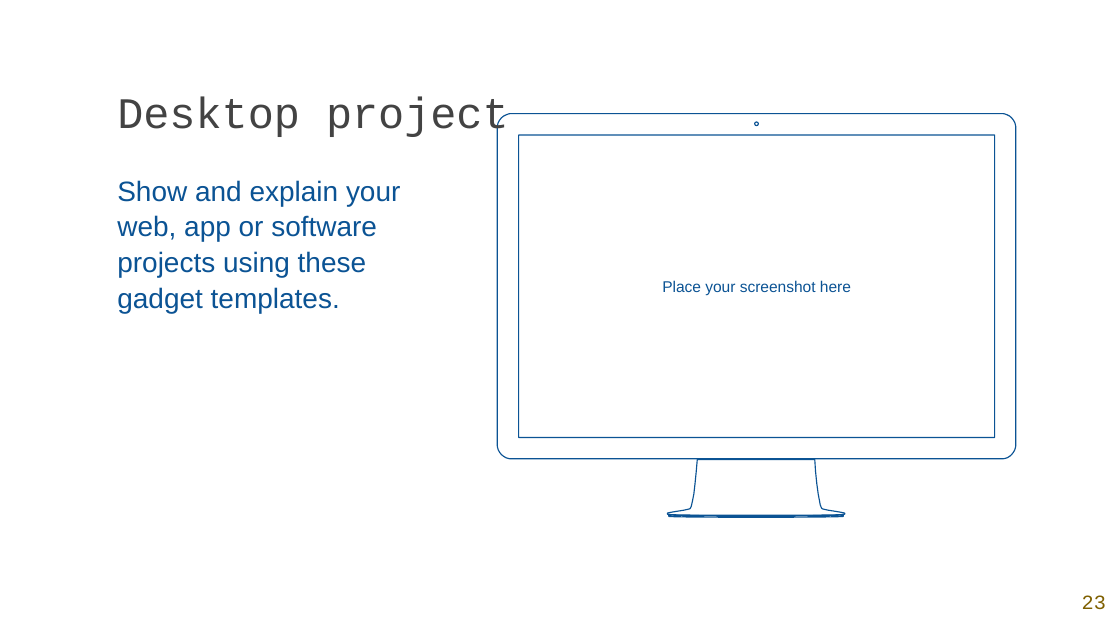
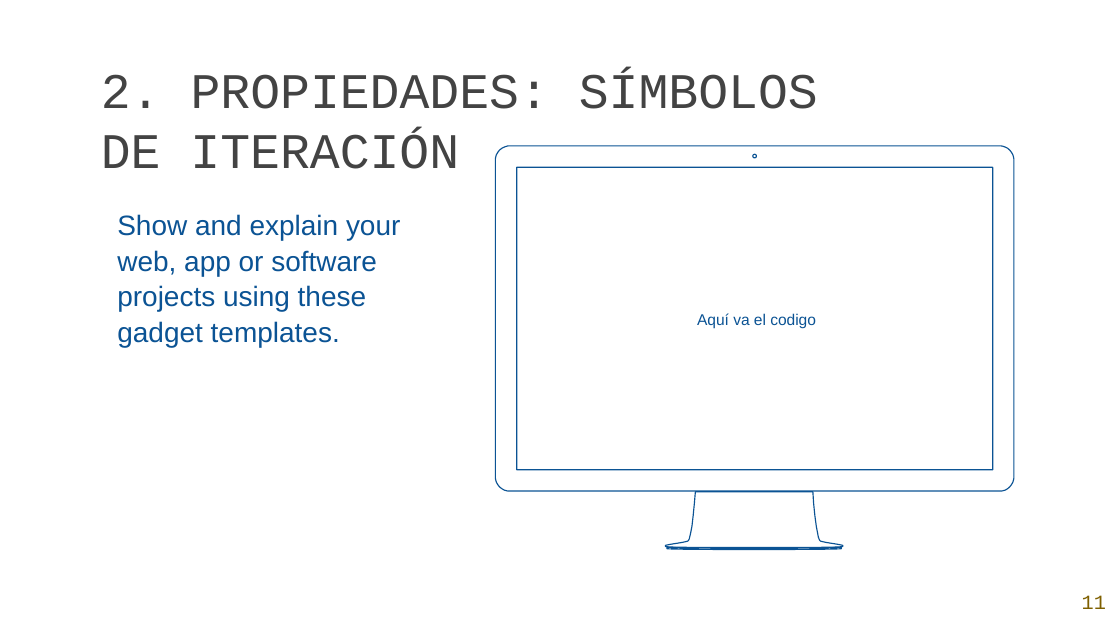
Before and after one commit to Char-Mander/AW_2018-2019, a slide deck: slide 11 of Ejercicios de clase/Plantilla powerpoint.pptx (slide 23 before the commit). Drawn at 1120x630 pixels with LibreOffice and Linux fonts; fonts in the diff are those of the drawing; background and template pictures are left out. Boxes give left, top, right and bottom in pixels: in the first picture for what was removed or moved away, otherwise in the second. Text is boxed around its words. In the diff, an @@ line names an element or a change of style, - is before the commit and + after.

Commit message:
Ahí va la presentación

```diff
--- a/Ejercicios de clase/Plantilla powerpoint.pptx
+++ b/Ejercicios de clase/Plantilla powerpoint.pptx
@@ title at <box>101,72,818,169</box>: text changed; size 28 to 32 pt @@
-Desktop project
+2. PROPIEDADES: SÍMBOLOS DE ITERACIÓN
@@ freeform shape: place and size @@
-freeform shape at <box>497,113,1016,516</box>
+freeform shape at <box>495,146,1014,549</box>
@@ text "Show and explain your web, ...": place and size @@
-text "Show and explain your web, ..." at <box>117,180,400,313</box>
+text "Show and explain your web, ..." at <box>117,214,400,347</box>
@@ text at <box>697,313,816,329</box>: text changed @@
-Place your screenshot here
+Aquí va el codigo
@@ page number at <box>1082,595,1106,609</box>: text changed @@
-23
+11
```
Also in this commit, not shown: 3 other slides changed, 9 slides added, 23 slides removed.
